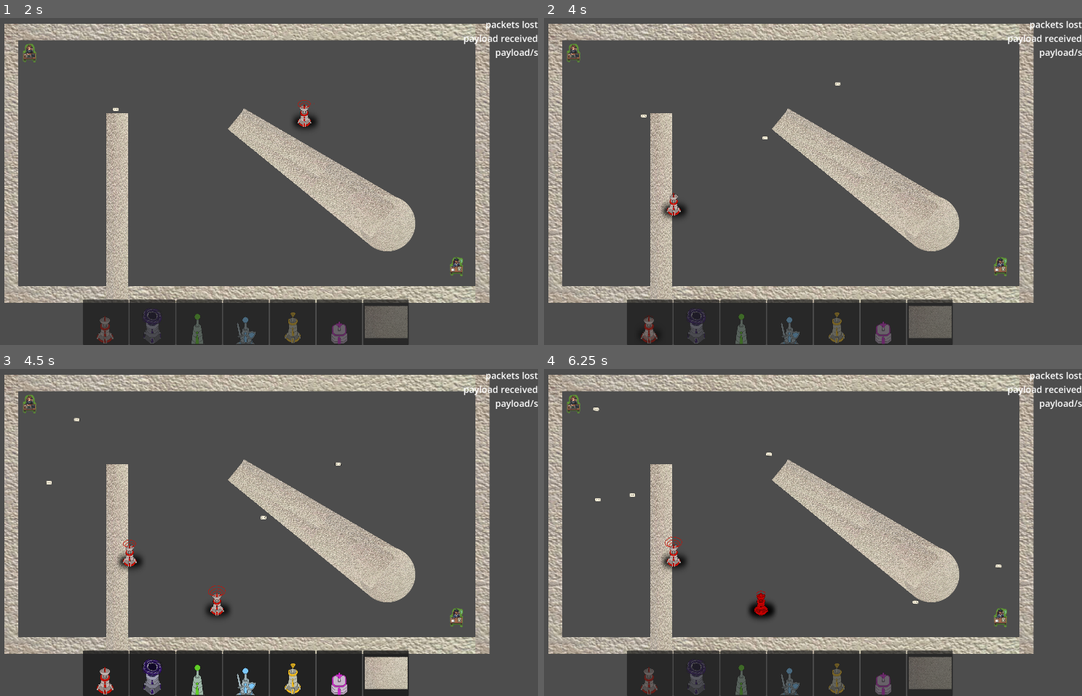
Above: before the commit, frames 1-4 (two rows, left to right).
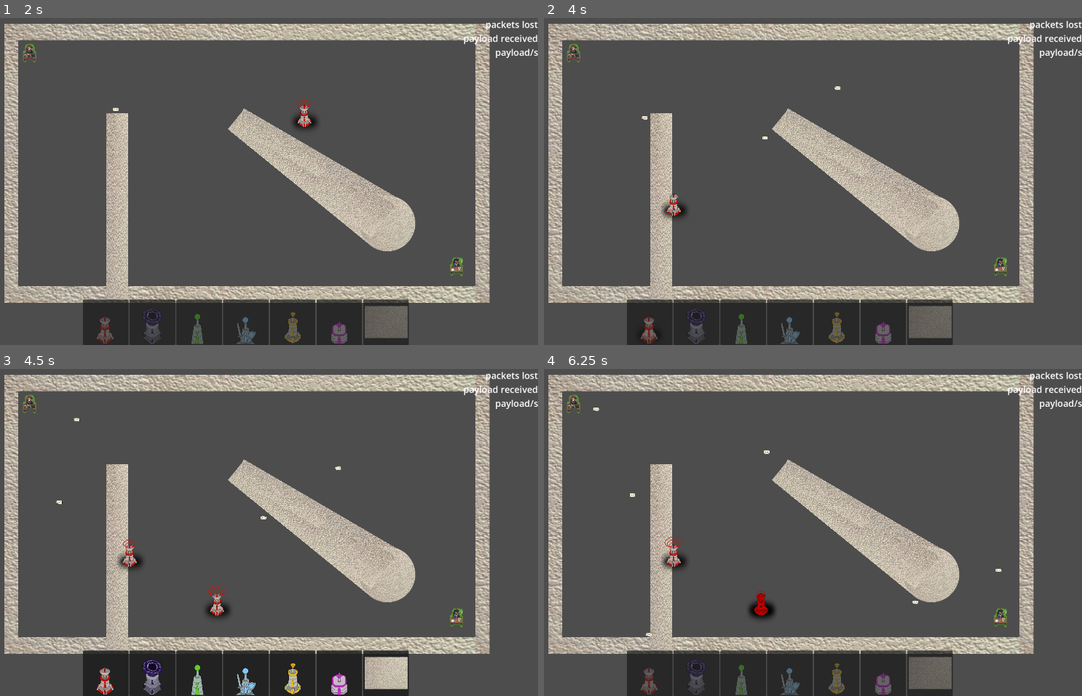
Above: after the commit, the same moments.

Repository: ryupold/ld59
Game: Godot game, scene res://scenes/main.tscn
Same seed, same stepped clock (60 frames per second), same inputs: the game is played once before the commit and once after it. The engine's default icon, where the game draws it, is replaced by a stand-in: a white triangle on a blue panel in a dark square.
Inputs (mouse positions are in pixels of both pictures, inside the frame that each line leads up to):
- Up to frame 1 (2 s): click (107, 322) at 0.52 s; tap Enter at 1.25 s; drag from (107, 322) to (306, 109) at 1.27 s
- Up to frame 2 (4 s): drag from (673, 197) to (850, 109) at 2.02 s; click (651, 322) at 2.77 s; move the mouse to (651, 322) at 3.52 s; click (651, 322) at 3.67 s
- Up to frame 3 (4.5 s): drag from (215, 597) to (129, 548) at 4.27 s
- Up to frame 4 (6.25 s): click (651, 673) at 5.02 s; drag from (651, 673) to (759, 597) at 5.77 s

Frame 1 is identical in both runs. In frame 2, less than 0.1% of the frame differs, in the area x 17-56%, y 19-32%; in frame 3, less than 0.1%; in frame 4, less than 0.1%, in the area x 9-86%, y 24-82%.

Commit message:
Fix Rectangle and Circle wall colliders

Diff:
--- a/ld59-game/entities/walls/circle_wall.tscn
+++ b/ld59-game/entities/walls/circle_wall.tscn
@@ -3,7 +3,7 @@
 [ext_resource type="Texture2D" uid="uid://ru7u2urulhji" path="res://entities/walls/wall_texture_round.png" id="1_omvfk"]
 
 [sub_resource type="CircleShape2D" id="CircleShape2D_omvfk"]
-radius = 258.031
+radius = 262.0
 
 [node name="CircleWall" type="StaticBody2D" unique_id=1578220329]
 
--- a/ld59-game/entities/walls/rectanlge_wall.tscn
+++ b/ld59-game/entities/walls/rectanlge_wall.tscn
@@ -3,7 +3,7 @@
 [ext_resource type="Texture2D" uid="uid://catuqaebhdrfa" path="res://entities/walls/wall_texture.jpg" id="1_lcjmo"]
 
 [sub_resource type="RectangleShape2D" id="RectangleShape2D_lcjmo"]
-size = Vector2(494, 492)
+size = Vector2(500, 500)
 
 [node name="RectangleWall" type="StaticBody2D" unique_id=369208461]
 
